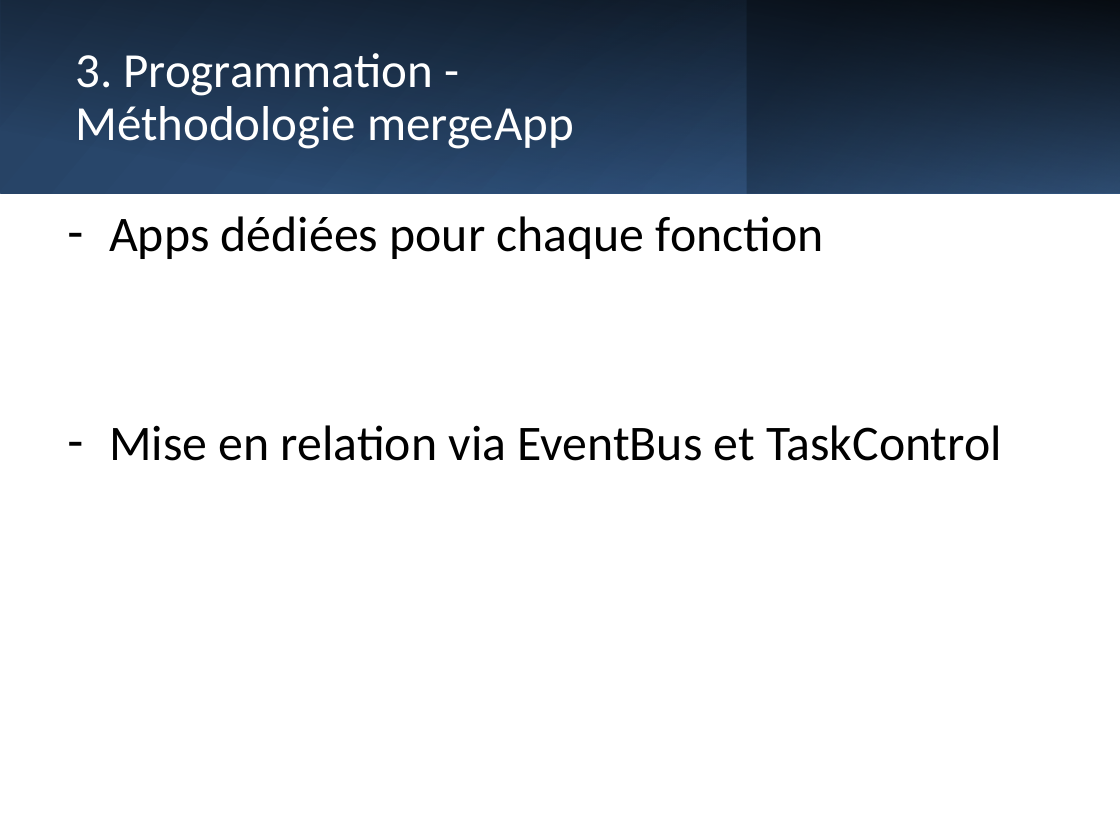
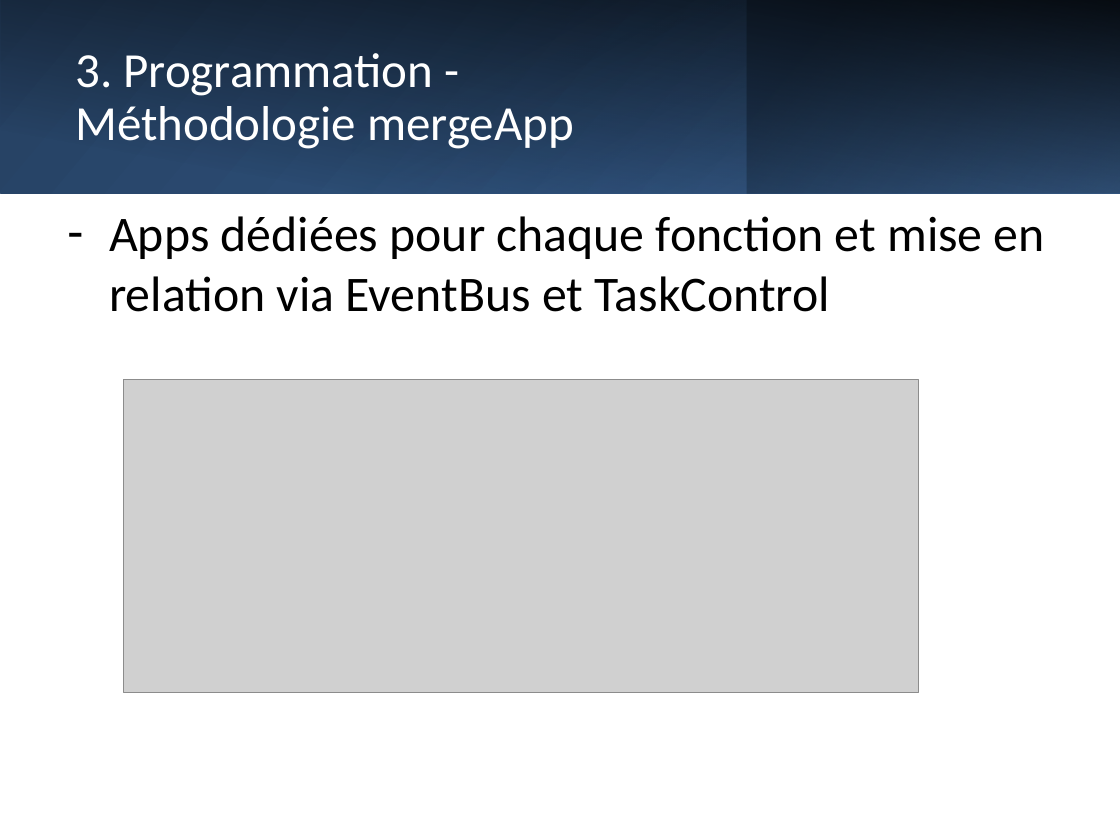
Before and after one commit to Sweedy3960/2414_SPB7_DOC, a slide deck: slide 15 of Doc/2414_Presentation.pptx. Drawn at 1120x840 pixels with LibreOffice and Linux fonts; fonts in the diff are those of the drawing; grey boxes stand for pictures. Boxes give left, top, right and bottom in pixels: in the first picture for what was removed or moved away, otherwise in the second. Text is boxed around its words. In the diff, an @@ line names an element or a change of style, - is before the commit and + after.

```diff
--- a/Doc/2414_Presentation.pptx
+++ b/Doc/2414_Presentation.pptx
@@ text at (x1=109, y1=216, x2=1045, y2=312): text changed @@
-– Apps dédiées pour chaque fonction
-– Mise en relation via EventBus et TaskControl
+– Apps dédiées pour chaque fonction et mise en relation via EventBus et TaskControl
@@ picture added at (x1=123, y1=380, x2=917, y2=692) @@
```
Also in this commit, not shown: 13 other slides changed, 2 slides added, 1 other file.
